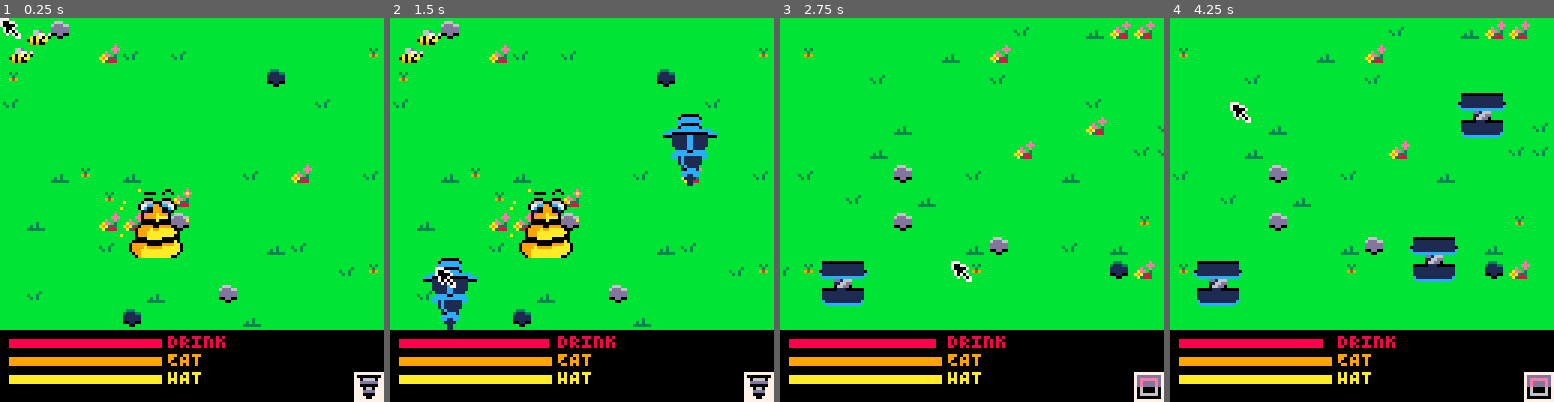
Above: before the commit, frames 1-4 (left to right).
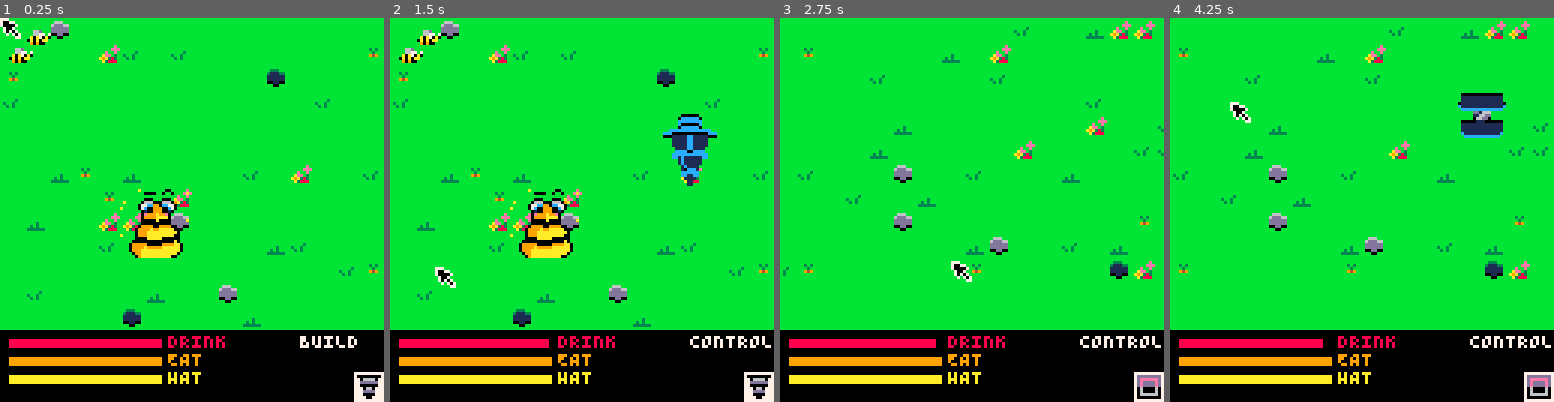
Above: after the commit, the same moments.

Repository: Kiyotoko/the-hive-must-grow
Game: PICO-8 cartridge game.p8
The game is run twice, just before and just after one commit, with the same random seed, the same clock (stepped at 60 frames per second) and the same inputs.
Inputs (mouse positions are in pixels of both pictures, inside the frame that each line leads up to):
- Up to frame 1 (0.25 s): no input
- Up to frame 2 (1.5 s): click (670, 121) at 0.67 s; tap O (Z key) at 0.7 s; click (436, 267) at 1.22 s
- Up to frame 3 (2.75 s): hold Right 1.6-2.1 s; tap O (Z key) at 1.7, 2.1, 2.5 s; click (887, 114) at 1.77 s; hold Up 2.15-2.42 s; click (952, 259) at 2.32 s; hold Right from 2.47 s (still down)
- Up to frame 4 (4.25 s): click (1404, 106) at 2.87 s; tap O (Z key) every 0.4 s from 2.9 to 4.1 s; release Right at 3.03 s; hold Left 3.08-3.58 s; click (1465, 256) at 3.42 s; hold Down 3.63-3.97 s; click (1231, 102) at 3.97 s; hold Right from 4.02 s (still down)

The runs differ from the first frame. In frame 1, 0.2% of the frame differs, in the area x 78-93%, y 82-86%; in frame 2, 1.5%; in frame 3, 1.4%; in frame 4, 2.6%, in the area x 6-100%, y 57-86%.

Commit message:
Add animations and controls for worker bees

Diff:
--- a/hive.lua
+++ b/hive.lua
@@ -17,14 +17,21 @@
 ---@class Worker
 ---@field des List
 ---@field pos Vec2
-Worker = {}
+Worker = {
+    frames = List.new(),
+    display = Cycle.new{}
+}
 Worker.__index = Worker
+Worker.frames:add_all{9, 10}
+Worker.display.max = Worker.frames:len()
 
 function Worker.new(pos)
+    assert(pos ~= nil)
     local created = {}
     setmetatable(created, Worker)
     created.des = List.new()
     created.pos = pos
+    print(created.pos)
     Creatures:add(created)
     return created
 end
@@ -52,7 +59,12 @@
 end
 
 function Worker:draw()
-    spr(9, self.pos.x, self.pos.y)
+    local tile = Worker.frames:get(Worker.display.val)
+    if self.des:len() > 0 then
+        spr(tile, self.pos.x, self.pos.y, 1.0, 1.0, self.pos.x > self.des:get(0).x)
+    else
+        spr(tile, self.pos.x, self.pos.y)
+    end
 end
 
 -- TODO: these bees are only created for testing
@@ -71,7 +83,9 @@
         "DRINK",
         "EAT",
         "HAT"
-    }
+    },
+    pos = Vec2.new{ x=5, y=7},
+    des = List.new()
 }
 Creatures:add(Queen)
 
--- a/main.lua
+++ b/main.lua
@@ -6,6 +6,8 @@
     speed = 5
 }
 ControlMode = false
+---@type Worker?
+SelectedWorker = nil
 AnimationTimer = Cycle.new{ max=8 }
 
 function _init()
@@ -30,35 +32,60 @@
         end
         if btn(4) then
             ControlMode = not ControlMode
+            SwitchCooldown.val = 1
         end
     else
         SwitchCooldown:inc()
     end
 
     local mouse = stat(34)
+    local pos = Vec2.new{
+            x=Cam.x + stat(32)-1,
+            y=Cam.y + stat(33)-1
+    }
     if mouse > 0 then
-        -- current moused tile
-        local tile = Vec2.new{
-                x=Pixel2Tile(Cam.x + stat(32)-1),
-                y=Pixel2Tile(Cam.y + stat(33)-1)
-        }
-        -- LMB
-        if mouse == 1 then
-            if Overlay:get_building(tile.x, tile.y) == nil then
-                local option = BuildOptions[SelectedOption.val]
-                local call = function ()
-                    for dx = 0, option.dim.x-1 do
-                        for dy = 0, option.dim.y-1 do
-                            if Overlay:get_building(tile.x + dx, tile.y + dy) ~= nil then return end
+        if ControlMode then
+            -- TODO: control the hive!
+            if mouse == 1 then
+                -- we start by the index 1 and NOT 0, because the queen is always
+                -- located at index 0 and we do not want to control or move the queen.
+                SelectedWorker = nil -- deselect previously selected worker
+                for i = 1, Creatures:len()-1 do
+                    local creature = Creatures:get(i)
+                    assert(creature ~= nil, "Creature should not be nil")
+                    if creature.pos.x < pos.x and pos.x < creature.pos.x + 8
+                    and creature.pos.y < pos.y and pos.y < creature.pos.y + 8 then
+                        SelectedWorker = creature
+                        break
+                    end
+                end
+            elseif mouse == 2 and SelectedWorker ~= nil then
+                SelectedWorker.des:add(pos)
+            end
+        else
+            -- current moused tile
+            local tile = Vec2.new{
+                    x=Pixel2Tile(pos.x),
+                    y=Pixel2Tile(pos.y)
+            }
+            -- LMB
+            if mouse == 1 then
+                if Overlay:get_building(tile.x, tile.y) == nil then
+                    local option = BuildOptions[SelectedOption.val]
+                    local call = function ()
+                        for dx = 0, option.dim.x-1 do
+                            for dy = 0, option.dim.y-1 do
+                                if Overlay:get_building(tile.x + dx, tile.y + dy) ~= nil then return end
+                            end
                         end
+                        option.new(tile)
                     end
-                    option.new(tile)
+                    call()
                 end
-                call()
+            -- RMB
+            elseif mouse == 2 then
+                Overlay:pop_building(tile.x, tile.y)
             end
-        -- RMB
-        elseif mouse == 2 then
-            Overlay:pop_building(tile.x, tile.y)
         end
     end
 
@@ -73,6 +100,7 @@
 
 function _draw()
     AnimationTimer:inc()
+    Worker.display:inc()
     if AnimationTimer.val == 0 then
         for i = 0, BuildOptions:len()-1 do
             BuildOptions:get(i).display:inc()
--- a/tests.lua
+++ b/tests.lua
@@ -12,7 +12,15 @@
 stat = function (mem) return 0 end
 cls = function () end
 camera = function (x, y) end
-spr = function (sprite, x, y) print("spr(" .. sprite .. "," .. x .. "," .. y .. ")") end
+---Draws a sprite, or a range of sprites, on the screen.
+---@param sprite integer The sprite number. When drawing a range of sprites, this is the upper-left corner.
+---@param x? number The x coordinate (pixels). The default is 0.
+---@param y? number The y coordinate (pixels). The default is 0.
+---@param w? number The height of the range, as a number of sprites. Non-integer values may be used to draw partial sprites. Required if w is supplied. The default is 1.0.
+---@param h? number The width of the range, as a number of sprites. Non-integer values may be used to draw partial sprites. Requires h to be supplied as well. The default is 1.0.
+---@param flip_x? boolean If true, the sprite is drawn inverted left to right. The default is false.
+---@param flip_y? boolean If true, the sprite is drawn inverted top to bottom. The default is false.
+spr = function (sprite, x, y, h, w, flip_x, flip_y) print("spr(" .. sprite .. "," .. x .. "," .. y .. ")") end
 ---Draws a portion of the map to the graphics buffer.
 map = function (celx, cely, sx, sy, celw, celh) print("map(" .. celx .. "," .. cely .. "," .. sx .. "," .. sy .. "," .. celw .. "," .. celh .. ")") end
 flr = function (num) return math.floor(num) end
@@ -64,8 +72,11 @@
 assert(cycle.val == 2)
 
 local worker = Worker.new(Zero)
+print("======= Worker Positions =======")
+for i = 1, Creatures:len() -1 do
+    print(Creatures:get(i).pos)
+end
+print("================================")
 worker.des:add(Vec2.new{ x=4, y=4 })
 worker:move()
-print(worker.pos)
 worker:move()
-print(worker.pos)
--- a/ui.lua
+++ b/ui.lua
@@ -10,7 +10,8 @@
 
 function UI:draw()
   -- black background
-  rectfill(Cam.x, 128 - UI.height, Cam.x + 128, 128, 0)
+  -- FIXME: rectfill(Cam.x, 128 - UI.height, Cam.x + 128, 128, 0)
+  rectfill(Cam.x, 128 - UI.height, 128, 128, 0)
 
   -- timers
   local step = flr((UI.height - 2 * UI.padding) / #Queen.goals)
@@ -31,6 +32,10 @@
     )
     counter = counter + 1
   end
+
+  -- print mode
+  print(ControlMode and "CONTROL" or "BUILD", Cam.x + 100, 105, 7)
+
   -- draw indicator bg
   rectfill(Cam.x + 118, 118, Cam.x + 128, 128, 7)
   -- draw current building
